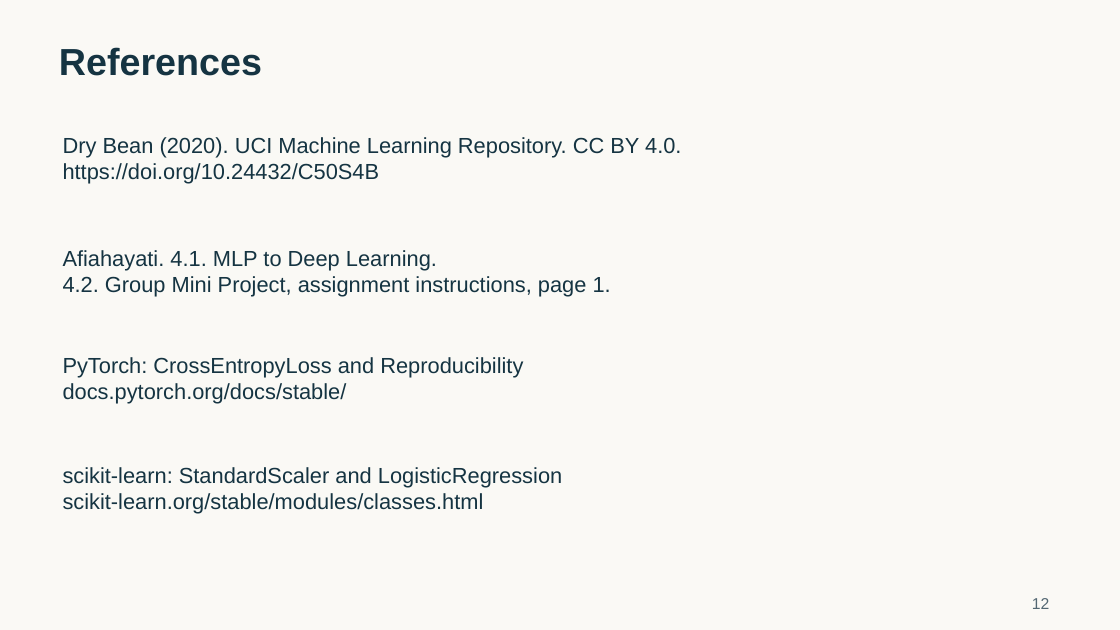
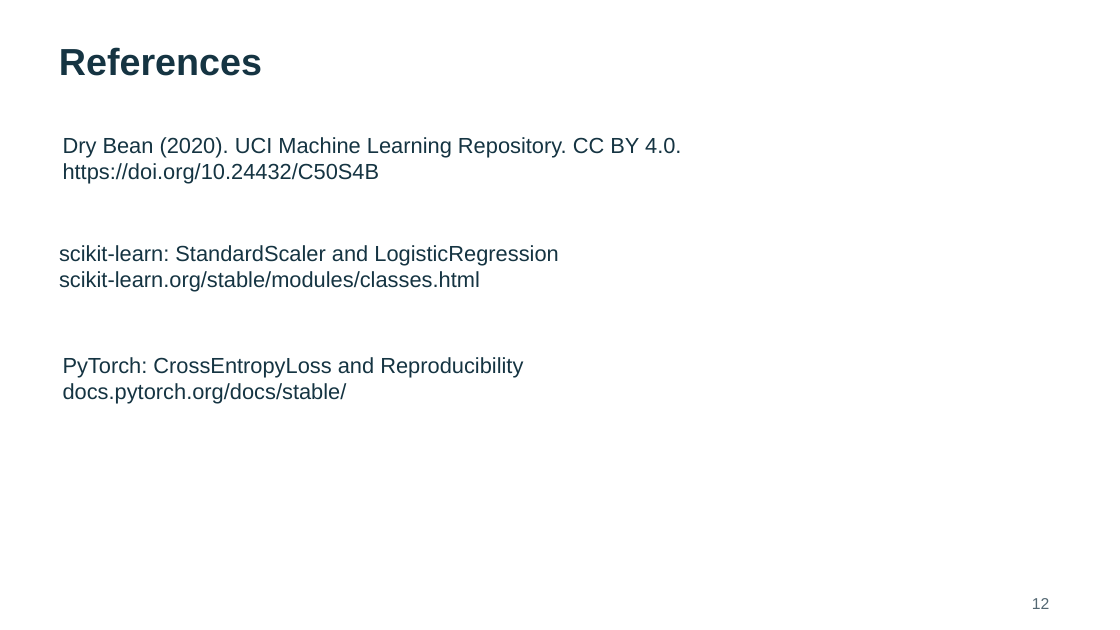
Before and after one commit to zidanarsyad/pmml-group-project-1, a slide deck: slide 12 of Dry_Bean_Presentation.pptx. Drawn at 1120x630 pixels with LibreOffice and Linux fonts; fonts in the diff are those of the drawing. Boxes give left, top, right and bottom in pixels: in the first picture for what was removed or moved away, otherwise in the second. Text is boxed around its words. In the diff, an @@ line names an element or a change of style, - is before the commit and + after.

Commit message:
Modified presentation and project reports

```diff
--- a/Dry_Bean_Presentation.pptx
+++ b/Dry_Bean_Presentation.pptx
@@ background #FAF9F5 to #FFFFFF @@
@@ text "scikit-learn: StandardScaler and LogisticRegression": place and size @@
-text "scikit-learn: StandardScaler and LogisticRegression" at bbox=[63, 467, 562, 514]
+text "scikit-learn: StandardScaler and LogisticRegression" at bbox=[59, 245, 558, 292]
@@ text removed at bbox=[63, 250, 611, 297] @@
-Afiahayati. 4.1. MLP to Deep Learning.
-4.2. Group Mini Project, assignment instructions, page 1.
```
Also in this commit, not shown: 10 other slides changed, 2 slides added, 1 slide removed, 2 other files.
